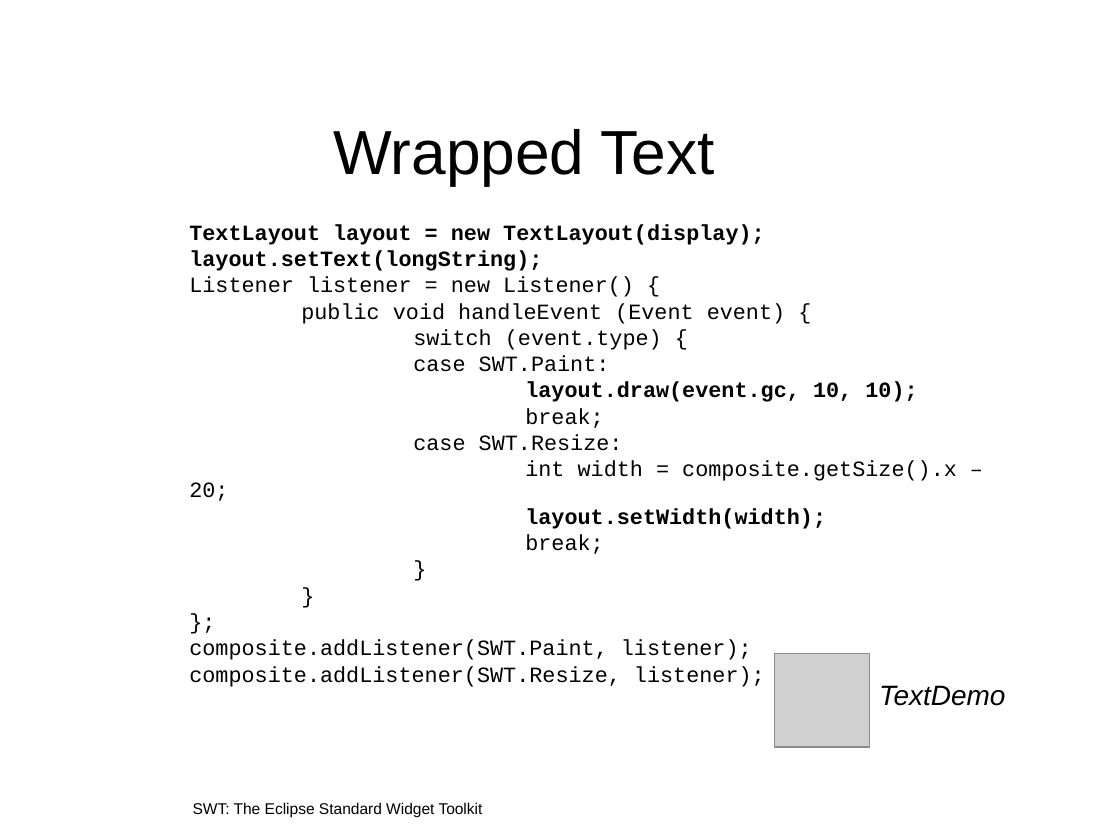
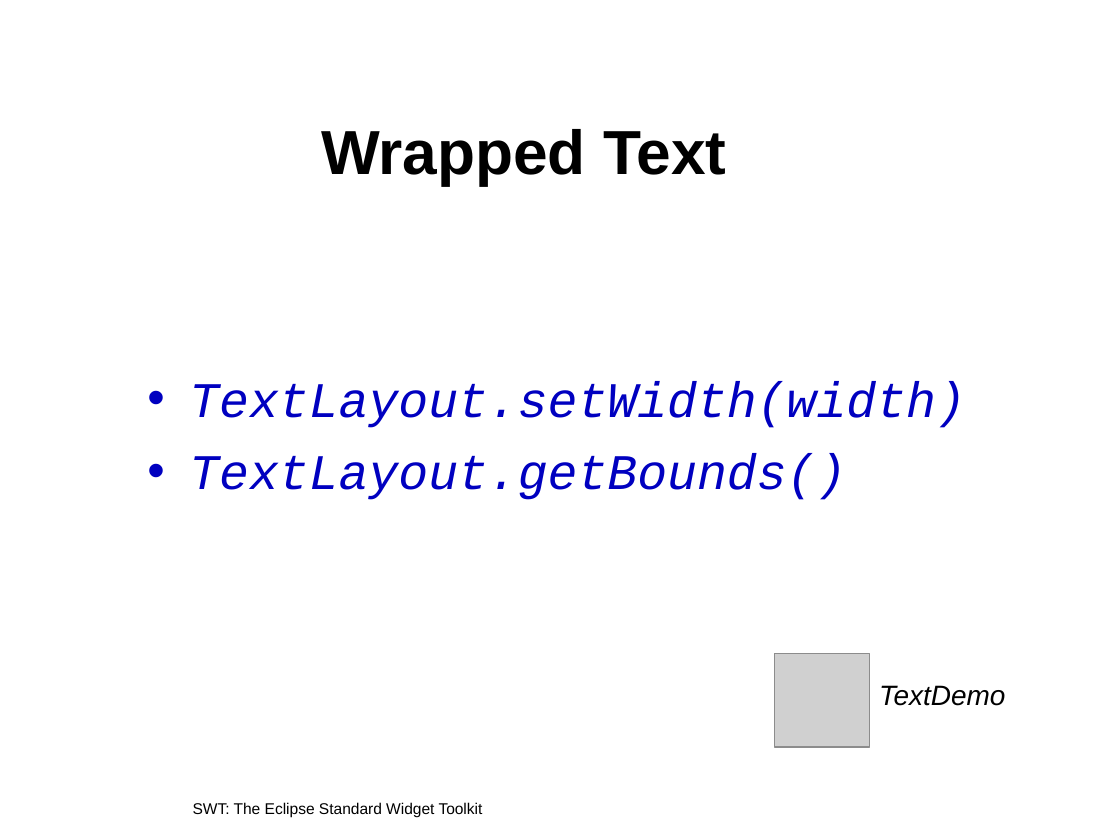
Before and after one commit to eclipse-platform/www.eclipse.org-eclipse, a slide deck: slide 66 of tutorials/oopsla2005/t22-irvine.ppt (slide 56 before the commit). Drawn at 1120x840 pixels with LibreOffice and Linux fonts; fonts in the diff are those of the drawing; grey boxes stand for pictures; background and template pictures are left out. Boxes give left, top, right and bottom in pixels: in the first picture for what was removed or moved away, otherwise in the second. Text is boxed around its words. In the diff, an @@ line names an element or a change of style, - is before the commit and + after.

```diff
--- a/tutorials/oopsla2005/t22-irvine.ppt
+++ b/tutorials/oopsla2005/t22-irvine.ppt
@@ title "Wrapped Text" at (x1=321, y1=129, x2=726, y2=185): bold on @@
@@ text at (x1=189, y1=381, x2=966, y2=500): text changed; size 14 to 32 pt; text colour #000000 to #0000C0; italic on @@
-TextLayout layout = new TextLayout(display);
-layout.setText(longString);
-Listener listener = new Listener() {
-public void handleEvent (Event event) {
-switch (event.type) {
-case SWT.Paint:
-layout.draw(event.gc, 10, 10);
-break;
-case SWT.Resize:
-int width = composite.getSize().x – 20;
-layout.setWidth(width);
-break;
-}
-}
-};
-composite.addListener(SWT.Paint, listener);
-composite.addListener(SWT.Resize, listener);
+• TextLayout.setWidth(width)
+• TextLayout.getBounds()
```
Also in this commit, not shown: 61 other slides changed, 20 slides added, 18 slides removed, 2 other files.
